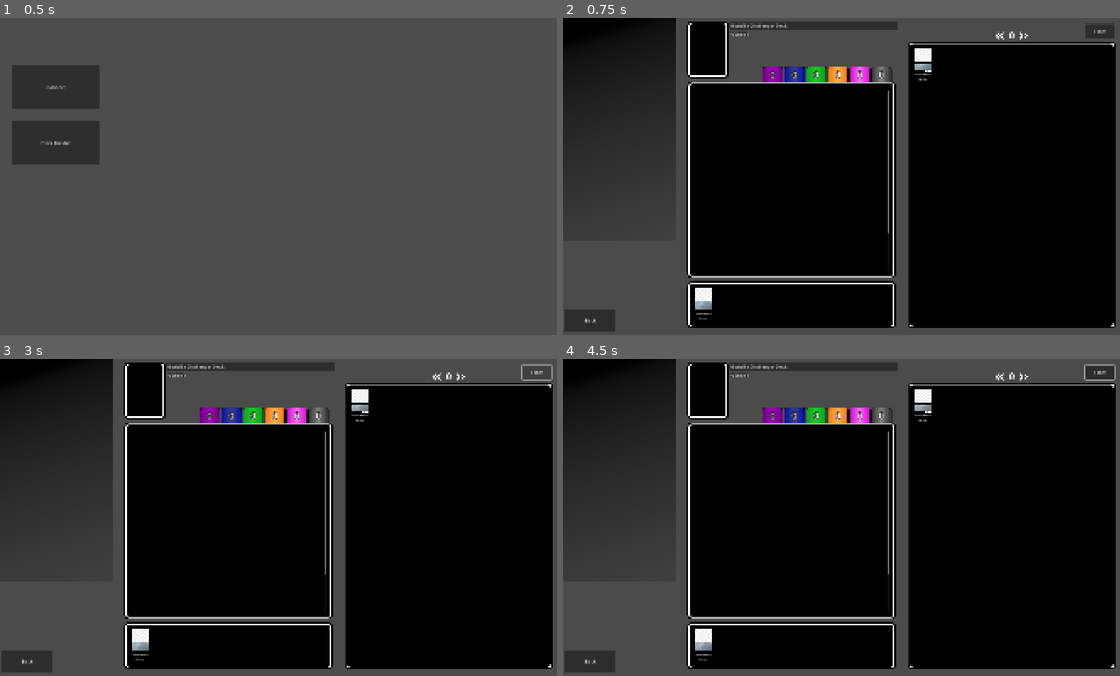
Above: before the commit, frames 1-4 (two rows, left to right).
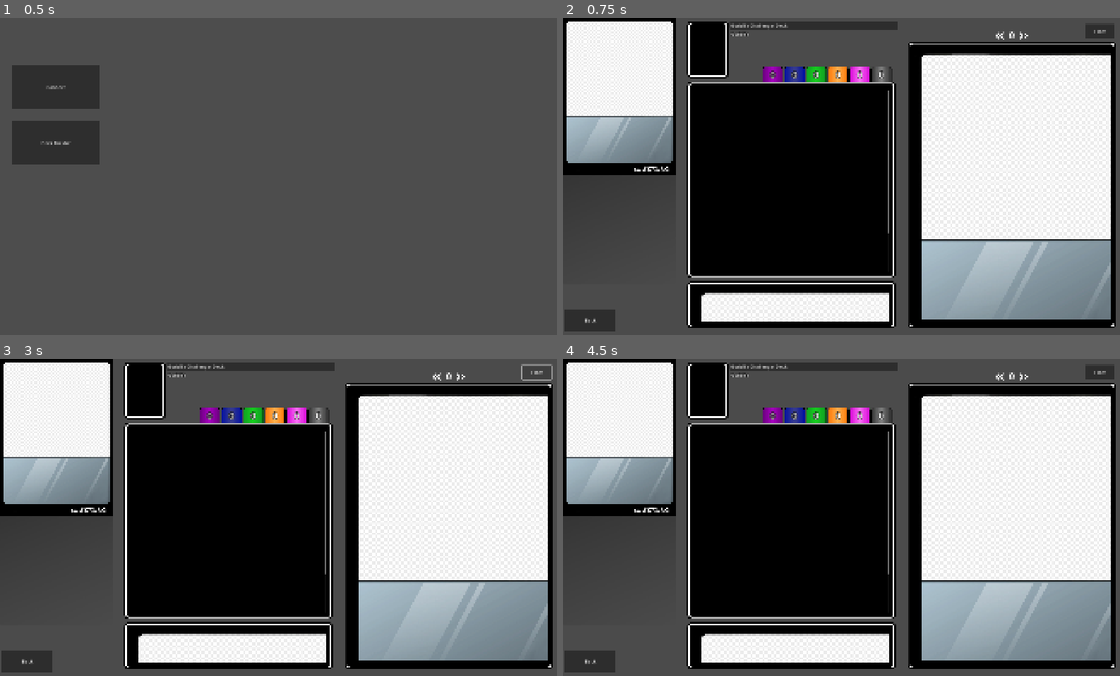
Above: after the commit, the same moments.

Repository: skavinger/UVS_Sim
Game: Godot game, scene res://GameObj/main.tscn
Same seed, same stepped clock (60 frames per second), same inputs: the game is played once before the commit and once after it.
Inputs (mouse positions are in pixels of both pictures, inside the frame that each line leads up to):
- Up to frame 1 (0.5 s): no input
- Up to frame 2 (0.75 s): click "Deck Builder" at 0.5 s
- Up to frame 3 (3 s): click (462, 542) at 1.27 s; click (462, 378) at 2 s; click "Filter" at 2.75 s
- Up to frame 4 (4.5 s): click "Filter" at 3.5 s; click (1025, 542) at 4.27 s

Frame 1 is identical in both runs. In frame 2, 41% of the frame differs, in the area x 0-99%, y 1-96%; in frame 3, 41%; in frame 4, 41%, in the area x 0-100%, y 1-96%.
Error in both runs: Cannot call method 'get_directories' on a null value. (res://Scripts/card_data_base_handler.gd:7)

Commit message:
Add card inspector to deck builder and set it to display have half sec hover over a card

Diff:
--- a/GameObj/DeckBuilder.tscn
+++ b/GameObj/DeckBuilder.tscn
@@ -120,6 +120,7 @@
 offset_top = 245.0
 offset_right = 1110.0
 offset_bottom = 865.0
+mouse_filter = 1
 
 [node name="ScrollContainer" type="ScrollContainer" parent="DecklistBox"]
 custom_minimum_size = Vector2(665, 620)
@@ -142,6 +143,7 @@
 offset_top = 915.0
 offset_right = 1110.0
 offset_bottom = 1035.0
+mouse_filter = 1
 
 [node name="ScrollContainer" type="ScrollContainer" parent="SideBoardList"]
 custom_minimum_size = Vector2(665, 120)
@@ -165,6 +167,7 @@
 offset_top = 100.0
 offset_right = 1858.0
 offset_bottom = 1033.0
+mouse_filter = 1
 
 [node name="ScrollContainer" type="ScrollContainer" parent="CardDatabaseList"]
 custom_minimum_size = Vector2(665, 933)
@@ -212,6 +215,29 @@
 horizontal_alignment = 1
 vertical_alignment = 1
 
+[node name="CardInspector" type="Node2D" parent="."]
+
+[node name="CardArt" type="Sprite2D" parent="CardInspector"]
+position = Vector2(192.00002, 269)
+scale = Vector2(0.51, 0.51)
+texture = ExtResource("3_iy3ux")
+
+[node name="ScrollContainer" type="ScrollContainer" parent="CardInspector"]
+custom_minimum_size = Vector2(384, 372)
+offset_top = 538.0
+offset_right = 384.0
+offset_bottom = 910.0
+
+[node name="CardText" type="RichTextLabel" parent="CardInspector/ScrollContainer"]
+custom_minimum_size = Vector2(384, 372)
+layout_mode = 2
+theme_override_constants/outline_size = 8
+theme_override_font_sizes/normal_font_size = 24
+theme_override_font_sizes/bold_font_size = 24
+theme_override_font_sizes/bold_italics_font_size = 24
+theme_override_font_sizes/italics_font_size = 24
+theme_override_font_sizes/mono_font_size = 24
+
 [connection signal="pressed" from="Back" to="." method="_on_back_pressed"]
 [connection signal="pressed" from="PageBack" to="." method="_on_page_back_pressed"]
 [connection signal="pressed" from="PageForward" to="." method="_on_page_forward_pressed"]
--- a/GameObj/card_inspector.tscn
+++ b/GameObj/card_inspector.tscn
@@ -28,11 +28,12 @@
 clip_contents = false
 custom_minimum_size = Vector2(362, 500)
 layout_mode = 2
+theme_override_constants/outline_size = 8
+theme_override_font_sizes/normal_font_size = 24
+theme_override_font_sizes/bold_font_size = 24
 theme_override_font_sizes/bold_italics_font_size = 24
 theme_override_font_sizes/italics_font_size = 24
 theme_override_font_sizes/mono_font_size = 24
-theme_override_font_sizes/normal_font_size = 24
-theme_override_font_sizes/bold_font_size = 24
 bbcode_enabled = true
 
 [node name="Arrows" type="Sprite2D" parent="."]
--- a/GameObj/list_card.tscn
+++ b/GameObj/list_card.tscn
@@ -9,15 +9,8 @@
 anchors_preset = 0
 offset_right = 62.0
 offset_bottom = 120.0
+mouse_filter = 1
 script = ExtResource("1_cplbl")
-
-[node name="CardImage" type="TextureRect" parent="."]
-layout_mode = 0
-offset_left = 1.0
-offset_right = 751.0
-offset_bottom = 1050.0
-scale = Vector2(0.08, 0.08)
-texture = ExtResource("1_uo8ty")
 
 [node name="CardName" type="RichTextLabel" parent="."]
 layout_mode = 0
@@ -25,6 +18,22 @@
 offset_top = 86.0
 offset_right = 61.0
 offset_bottom = 115.0
+mouse_filter = 1
 theme_override_font_sizes/normal_font_size = 10
 text = "Card Name teeee"
 horizontal_alignment = 1
+
+[node name="CardImage" type="TextureButton" parent="."]
+layout_mode = 0
+offset_left = 1.0
+offset_right = 751.0
+offset_bottom = 1050.0
+texture_normal = ExtResource("1_uo8ty")
+
+[node name="Timer" type="Timer" parent="."]
+wait_time = 0.5
+one_shot = true
+
+[connection signal="mouse_entered" from="CardImage" to="." method="_on_card_image_mouse_entered"]
+[connection signal="mouse_exited" from="CardImage" to="." method="_on_card_image_mouse_exited"]
+[connection signal="timeout" from="Timer" to="." method="_on_timer_timeout"]
--- a/Scripts/deck_builder.gd
+++ b/Scripts/deck_builder.gd
@@ -24,7 +24,7 @@
 		var cardNumbers = cards[i].keys()
 		for j in range(cardNumbers.size()):
 			var card = preload(LIST_CARD_SCENE_PATH).instantiate()
-			card.get_node("CardImage").texture = CardDatabase.get_card_art_small({ "set": cards[i][cardNumbers[j]].setName, "number": cardNumbers[j]})
+			card.get_node("CardImage").texture_normal = CardDatabase.get_card_art_small({ "set": cards[i][cardNumbers[j]].setName, "number": cardNumbers[j]})
 			card.get_node("CardName").text =cards[i][cardNumbers[j]].Name
 			card.cardMeta = cards[i][cardNumbers[j]]
 			cardDatabaseScreen.append(card)
@@ -64,7 +64,7 @@
 		var cardData = CardDatabase.getCard(decklist.main[i].cardID)
 		for j in range(decklist.main[i].count):
 			var card = preload(LIST_CARD_SCENE_PATH).instantiate()
-			card.get_node("CardImage").texture = CardDatabase.get_card_art_small(decklist.main[i].cardID)
+			card.get_node("CardImage").texture_normal = CardDatabase.get_card_art_small(decklist.main[i].cardID)
 			card.get_node("CardName").text = cardData.Name
 			card.cardMeta = cardData
 			match cardData.Cardtype:
@@ -117,7 +117,7 @@
 		var cardData = CardDatabase.getCard(decklist.side[i].cardID)
 		for j in range(decklist.side[i].count):
 			var card = preload(LIST_CARD_SCENE_PATH).instantiate()
-			card.get_node("CardImage").texture = CardDatabase.get_card_art_small(decklist.side[i].cardID)
+			card.get_node("CardImage").texture_normal = CardDatabase.get_card_art_small(decklist.side[i].cardID)
 			card.get_node("CardName").text = cardData.Name
 			card.cardMeta = cardData
 			match cardData.Cardtype:
@@ -153,6 +153,104 @@
 		populateDataBaseWindow()
 
 func _on_page_forward_pressed() -> void:
+	@warning_ignore("integer_division")
 	if int(cardDatabaseScreen.size() / PAGESIZE) > page :
 		page = page + 1
 		populateDataBaseWindow()
+
+func connect_signals(cardObj):
+	cardObj.connect("hovered", populateInspector)
+
+func populateInspector(cardMeta):
+	$CardInspector/CardArt.texture = CardDatabase.get_card_art({"set": cardMeta.setName, "number": cardMeta.cardNumber})
+	genCardText(get_node("CardInspector/ScrollContainer/CardText"),cardMeta)
+
+func genCardText(textbox, card):
+	textbox.text = ""
+	textbox.append_text(card.Name + "\n")
+
+	if(card.Cardtype == "Character"):
+		textbox.append_text("[color=purple]")
+	elif(card.Cardtype == "Action"):
+		textbox.append_text("[color=blue]")
+	elif(card.Cardtype == "Asset"):
+		textbox.append_text("[color=green]")
+	elif(card.Cardtype == "Attack"):
+		textbox.append_text("[color=orange]")
+	elif(card.Cardtype == "Backup"):
+		textbox.append_text("[color=pink]")
+	elif(card.Cardtype == "Foundation"):
+		textbox.append_text("[color=grey]")
+	textbox.append_text(card.Cardtype + "[/color]\n")
+
+	if(card.Difficulty != null):
+		textbox.append_text("Difficulty: " + str(card.Difficulty) + " | " + "Check: " + str(card.Check) + "\n")
+
+	if(card.HandSize != null):
+		textbox.append_text("Hand Size: " + str(card.HandSize) + " | " + "Health: " + str(card.Health) + "\n")
+
+	if(card.BlockZone != null):
+		textbox.append_text("Block Zone: " + card.BlockZone + " | " + "Block Modifier: " + str(card.BlockMod) + "\n")
+
+	if(card.AttackZone != null):
+		textbox.append_text("Speed: " + str(card.Speed) + " | " + "Zone: " + card.AttackZone + " | " + "Damage: " + str(card.Damage) + "\n")
+
+	for i in range(card.Keywords.size()):
+		var color = checkKeywordColor(card.Keywords[i].Name)
+		if(color != ""):
+			textbox.append_text("[color=" + color + "]")
+		textbox.append_text(card.Keywords[i].Name)
+		if(card.Keywords[i].Rating != null):
+			textbox.append_text(" " + str(card.Keywords[i].Rating))
+		if(color != ""):
+			textbox.append_text("[/color]")
+		if(i + 1 != card.Keywords.size()):
+			textbox.append_text(" | ")
+
+	textbox.append_text("\n\n")
+	for i in range(card.Abilities.size()):
+		if(card.Abilities[i].Type.contains("Static")):
+			textbox.append_text(card.Abilities[i].Effect + "\n\n")
+		else:
+			if(card.Abilities[i].Type.contains("Enhance")):
+				textbox.append_text("[color=orange]" + card.Abilities[i].Type + "[/color] ")
+			elif(card.Abilities[i].Type.contains("Response")):
+				textbox.append_text("[color=green]" + card.Abilities[i].Type + "[/color] ")
+			elif(card.Abilities[i].Type.contains("Form")):
+				textbox.append_text("[color=lightblue]" + card.Abilities[i].Type + "[/color] ")
+			elif(card.Abilities[i].Type.contains("Blitz")):
+				textbox.append_text("[color=pink]" + card.Abilities[i].Type + "[/color] ")
+
+			if(card.Abilities[i].Cost != null):
+				textbox.append_text(card.Abilities[i].Cost + ": ")
+			else:
+				textbox.append_text(": ")
+			textbox.append_text(card.Abilities[i].Effect + "\n\n")
+
+func checkKeywordColor(keyword):
+	if(keyword.contains("Stun") or
+	keyword.contains("Powerful") or
+	keyword.contains("Ex") or
+	keyword.contains("Multiple") or
+	keyword.contains("Gauge")):
+		return "orange"
+	elif(keyword.contains("Echo") or
+	keyword.contains("Breaker") or
+	keyword.contains("Deflect") or
+	keyword.contains("Reversal")):
+		return "green"
+	elif(keyword.contains("Combo") or
+	keyword.contains("Desperation") or
+	keyword.contains("Elusive") or
+	keyword.contains("Flash") or
+	keyword.contains("Only") or
+	keyword.contains("Safe")or
+	keyword.contains("Shift") or
+	keyword.contains("Terrain") or
+	keyword.contains("Throw") or
+	keyword.contains("Unique")):
+		return "lightblue"
+	elif(keyword.contains("Frenzy") or
+	keyword.contains("Tension")):
+		return "pink"
+	return ""
--- a/Scripts/list_card.gd
+++ b/Scripts/list_card.gd
@@ -1,3 +1,18 @@
 extends Control
 
 var cardMeta
+
+signal hovered
+
+
+func _ready() -> void:
+	get_parent().get_parent().get_parent().get_parent().connect_signals(self)
+
+func _on_card_image_mouse_entered() -> void:
+	$Timer.start()
+
+func _on_card_image_mouse_exited() -> void:
+	$Timer.stop()
+
+func _on_timer_timeout() -> void:
+	emit_signal("hovered", cardMeta)
Binary file changed: Assets/DeakBuilderBackground.png
Not shown, changed: Assets/DeakBuilderBackground.xcf
